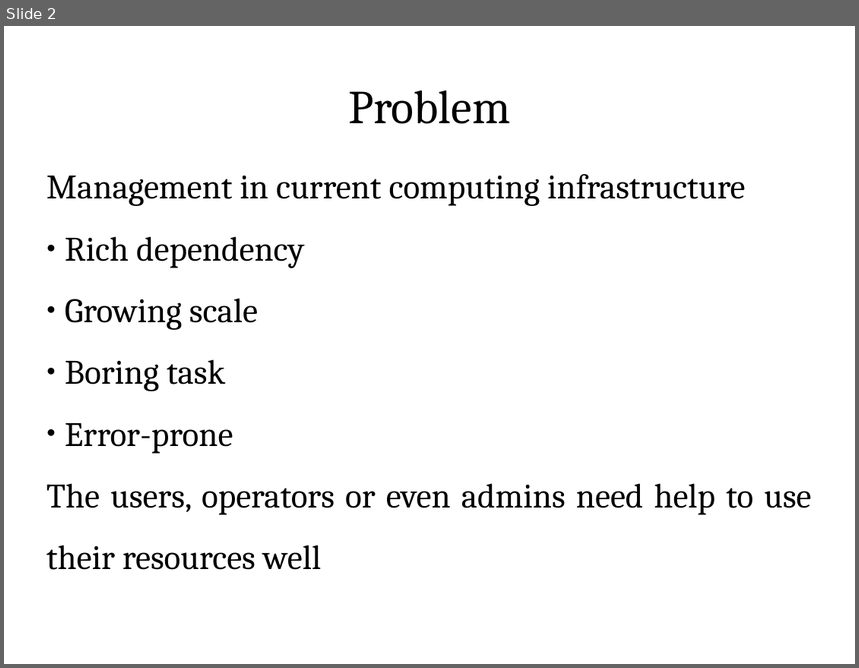
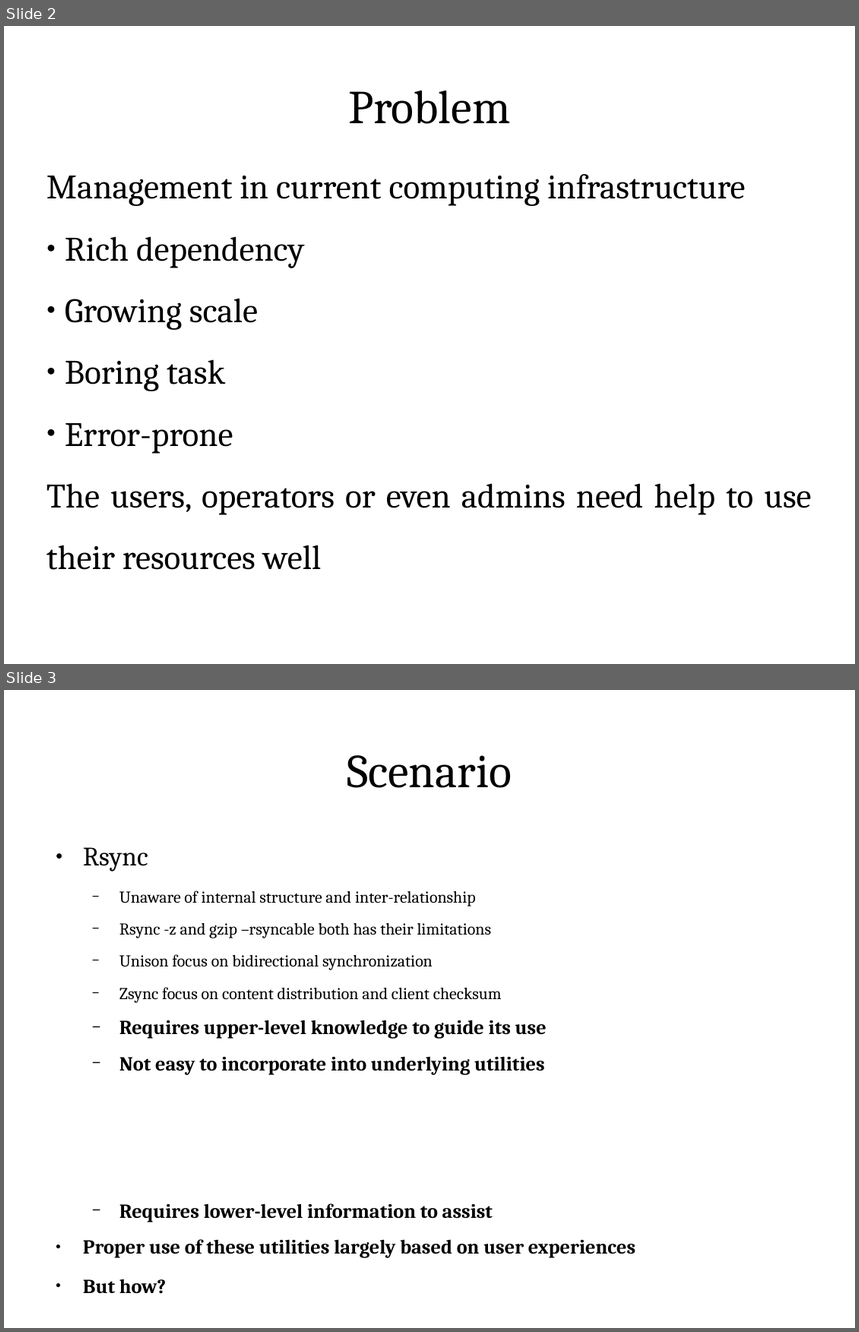
Before and after one commit to ShiZhan/fs-crawler, a slide deck: doc/oam.odp. Shown one above the other, each under a label of ours: slide 2 before the commit, slides 2 and 3 after it. The pictures are 859x668 and 859x1332 pixels, drawn with LibreOffice and Linux fonts; fonts in the diff are those of the drawing. Boxes give left, top, right and bottom in pixels: in the first picture for what was removed or moved away, otherwise in the second. Text is boxed around its words. In the diff, an @@ line names an element or a change of style, - is before the commit and + after.

```diff
--- a/doc/oam.odp
+++ b/doc/oam.odp
@@ slide 3 added at [4, 690, 855, 1328], background #FFFFFF @@
@@ title added at [347, 755, 512, 788], 44 pt, text #000000 @@
+Scenario
@@ text added at [83, 847, 636, 1258], 15.5 pt, text #000000 @@
+● Rsync
+  − Unaware of internal structure and inter-relationship
+  − Rsync -z and gzip –rsyncable both has their limitations
+  − Unison focus on bidirectional synchronization
+  − Zsync focus on content distribution and client checksum
+  − Requires upper-level knowledge to guide its use
+  − Not easy to incorporate into underlying utilities
+  − Requires lower-level information to assist
+● Proper use of these utilities largely based on user experiences
+● But how?
```
Also in this commit, not shown: 3 slides changed, 2 other slides added, 7 slides removed.
